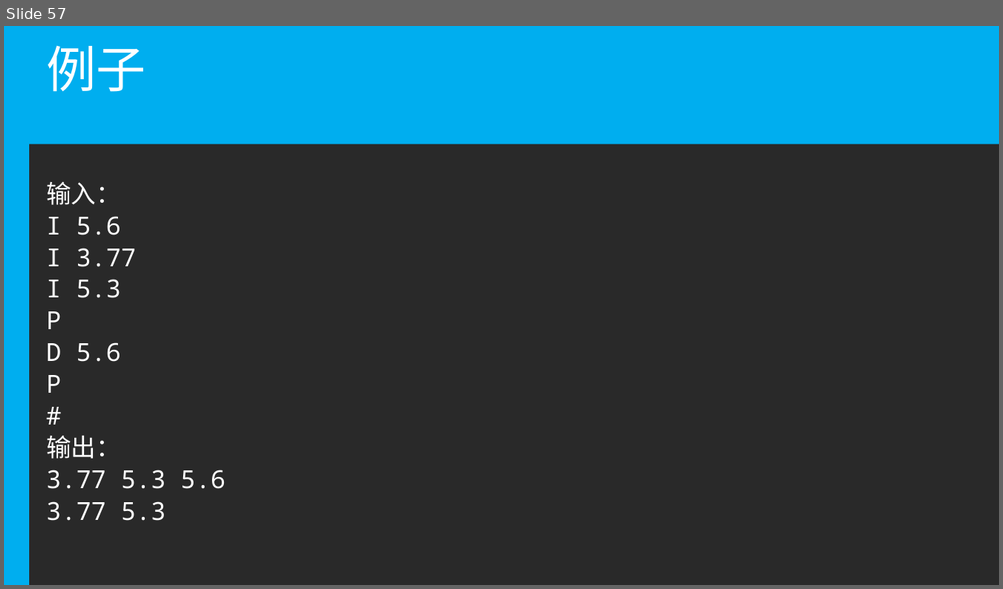
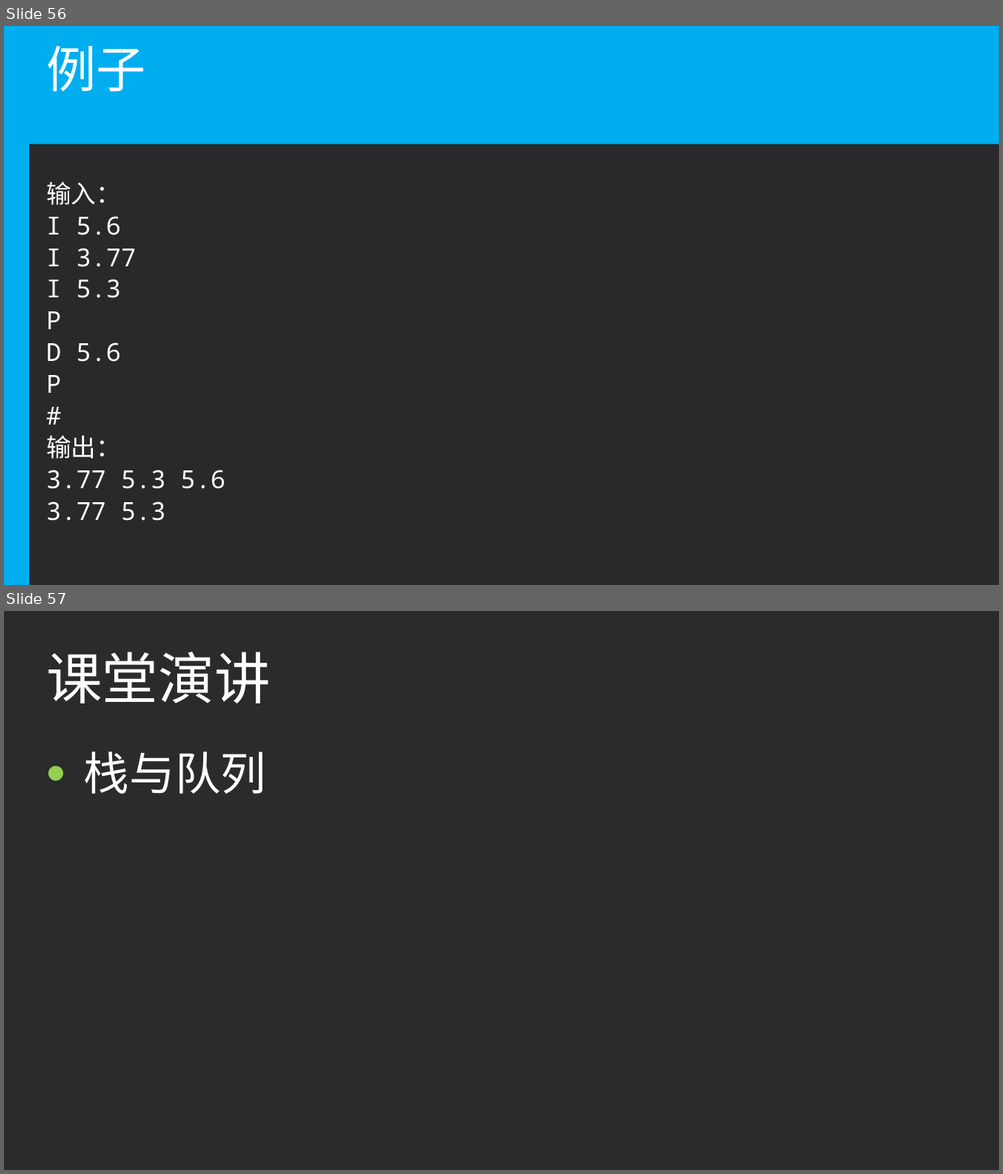
Before and after one commit to duanqn/programming_basic, a slide deck: slides/lec5.pptx. Shown one above the other, each under a label of ours: slide 57 before the commit, slides 56 and 57 after it. The pictures are 1003x589 and 1003x1174 pixels, drawn with LibreOffice and Linux fonts; fonts in the diff are those of the drawing; background and template pictures are left out; a plain dark background stands for a picture behind light text. Boxes give left, top, right and bottom in pixels: in the first picture for what was removed or moved away, otherwise in the second. Text is boxed around its words. In the diff, an @@ line names an element or a change of style, - is before the commit and + after.

```diff
--- a/slides/lec5.pptx
+++ b/slides/lec5.pptx
@@ slide 57 added at (4, 611, 999, 1170), background picture (left out) @@
@@ title added at (46, 652, 270, 703), 54 pt, text #FFFFFF @@
+课堂演讲
@@ text added at (84, 752, 266, 794), 44 pt, text #FFFFFF @@
+• 栈与队列
@@ what was slide 57 is now slide 56 @@
```
Also in this commit, not shown: 1 slide removed.
